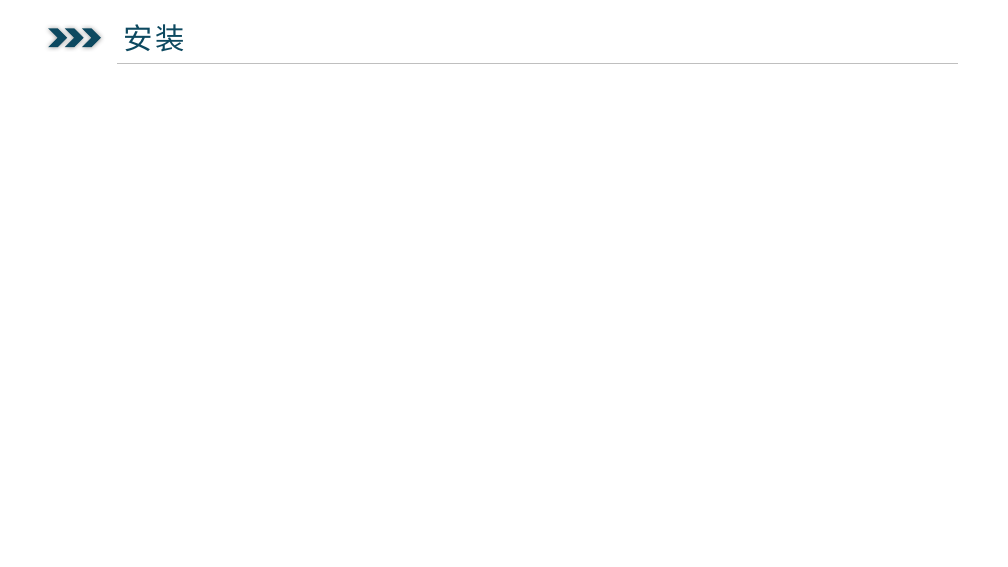
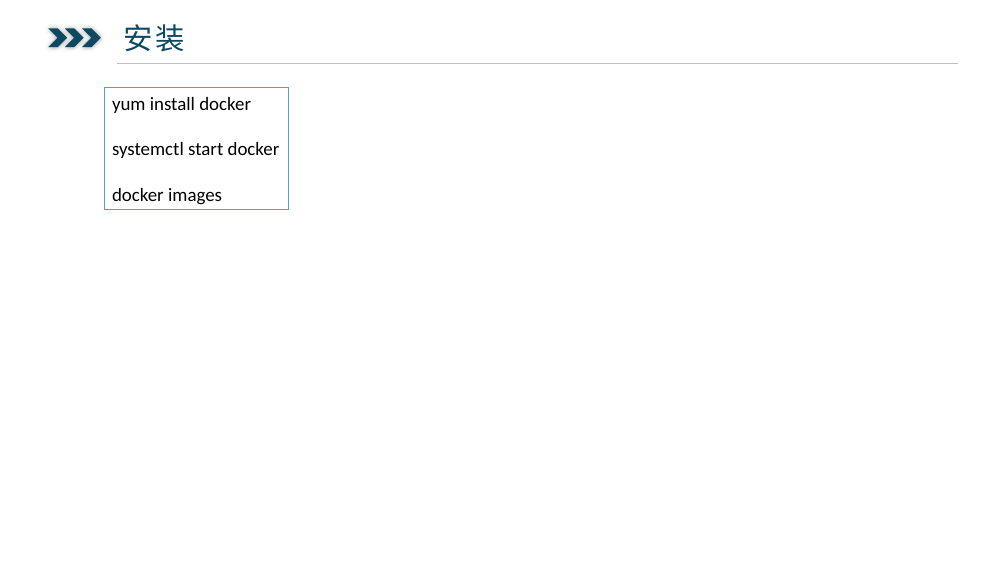
Before and after one commit to ysglyl/ppts, a slide deck: slide 2 of docker.pptx. Drawn at 1008x567 pixels with LibreOffice and Linux fonts; fonts in the diff are those of the drawing. Boxes give left, top, right and bottom in pixels: in the first picture for what was removed or moved away, otherwise in the second. Text is boxed around its words. In the diff, an @@ line names an element or a change of style, - is before the commit and + after.

Commit message:
daily

```diff
--- a/docker.pptx
+++ b/docker.pptx
@@ rectangle added at box(104, 88, 289, 210), fill #FFFFFF, outline #5B9BD5 1 pt, 18 pt, text #000000 @@
+yum install docker
+systemctl start docker
+docker images
```
